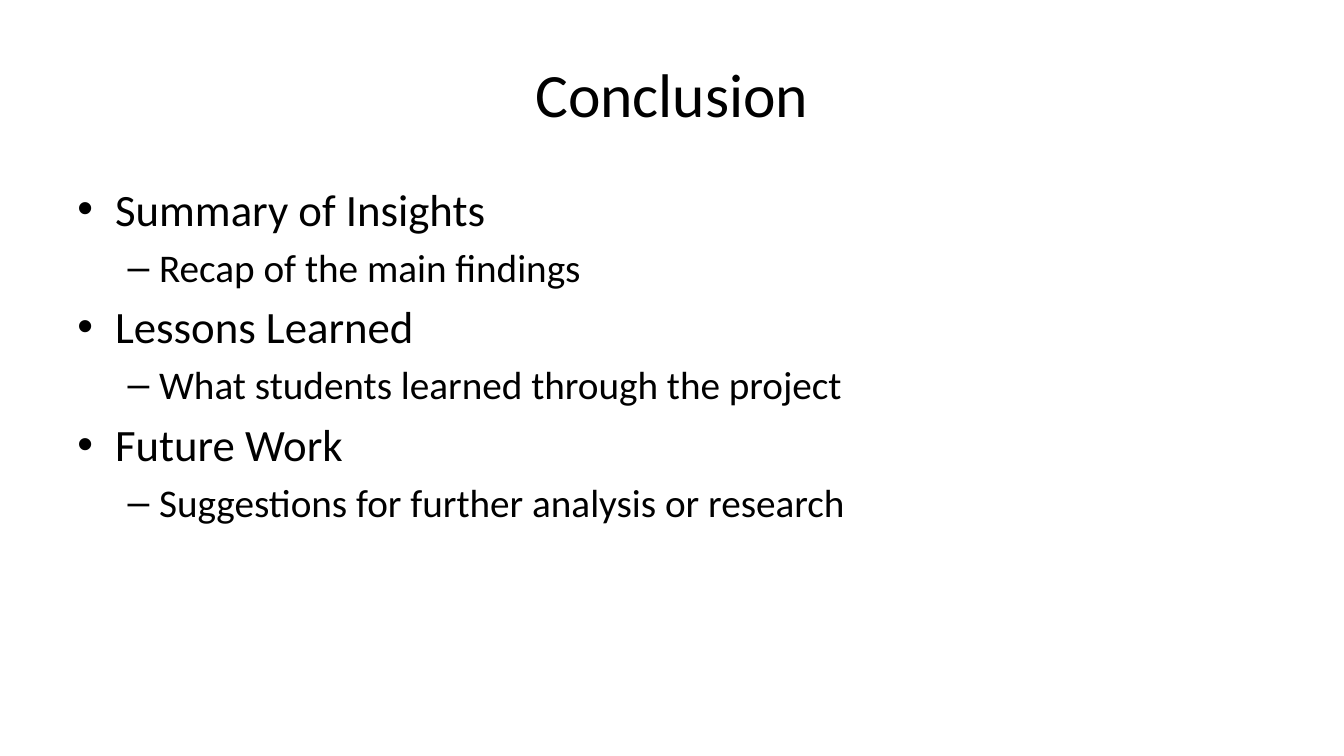
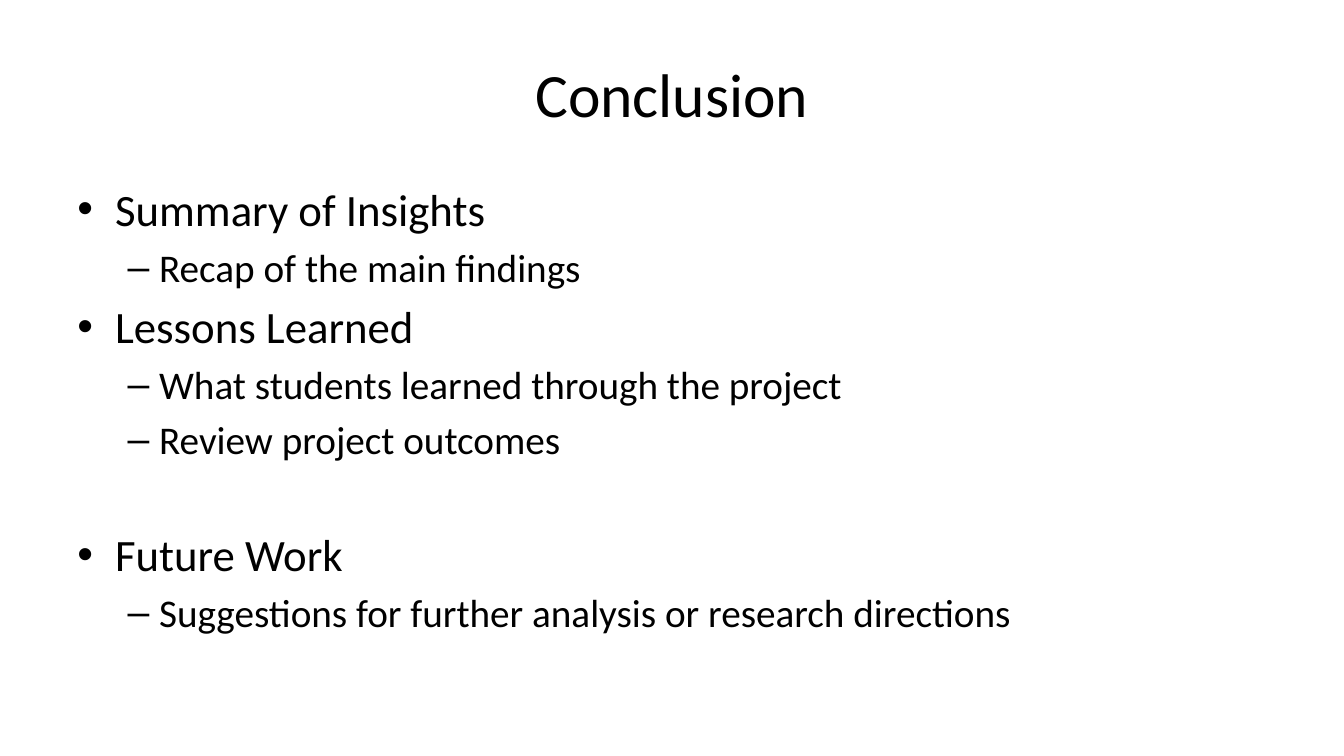
Before and after one commit to motazsaad/Exploratory-Analysis-of-Big-Data, a slide deck: slide 13 of materials/Big_Data_Project_Template.pptx (slide 8 before the commit). Drawn at 1344x756 pixels with LibreOffice and Linux fonts; fonts in the diff are those of the drawing. Boxes give left, top, right and bottom in pixels: in the first picture for what was removed or moved away, otherwise in the second. Text is boxed around its words. In the diff, an @@ line names an element or a change of style, - is before the commit and + after.

```diff
--- a/materials/Big_Data_Project_Template.pptx
+++ b/materials/Big_Data_Project_Template.pptx
@@ text at (159, 427, 560, 461): paragraph added @@
+  – Review project outcomes
@@ text at (159, 599, 1010, 634): text changed @@
-  – Suggestions for further analysis or research
+  – Suggestions for further analysis or research directions
```
Also in this commit, not shown: 2 other slides changed, 5 slides added.
